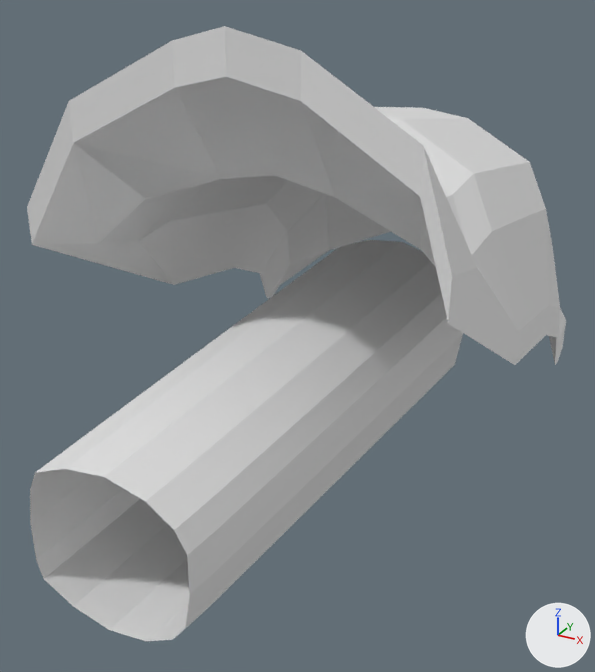
Two versions of the OBJ model Resources/Boss_ShoulderL/Boss_ShoulderL.obj, one commit apart.
Both versions are drawn from a 50 mm camera at (2.1, -4.01, 2.49) aimed at (-0.13, 0.04, 0.46). Every picture has the same lights, and +X, +Y and +Z are marked at lower right. Where no turn or scale is listed for an object, it has been applied to the vertices.

Objects in the first picture: '立方体.004'.
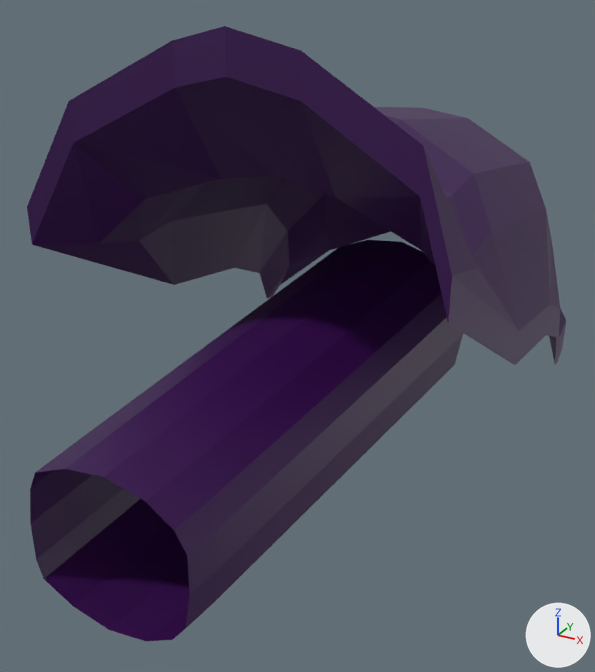
Changed parts and their boxes (x1, y1, x2, y2) in the pictures (595 x 672 px):
```json
{"object": "立方体.004", "change": "recoloured", "before": [27, 26, 566, 641], "after": [27, 26, 566, 641], "on screen": "grey to purple"}
```

The change, as JSON lines over the scene's bpy script:
```json
{"op": "add", "block": "img_shoulderltex_png", "code": ["img_shoulderltex_png = load_image('ShoulderLTex.png', 'ShoulderLTex.png', 1024, 1024, 'sRGB')"]}
{"op": "add", "block": "mat_マテリアル", "code": ["mat_マテリアル = principled_material('マテリアル')", "mat_マテリアル.texture = img_shoulderltex_png"]}
{"block": "me_立方体_004", "where": "me_立方体_004.from_pydata(...)  # 219 vertices, 416 faces; spans x -1.38..1.13, y -1.73..2.26, z -0.48..2.28"}
{"op": "add", "block": "me_立方体_004", "code": "me_立方体_004.materials.append(mat_マテリアル)  # picture img_shoulderltex_png"}
```
